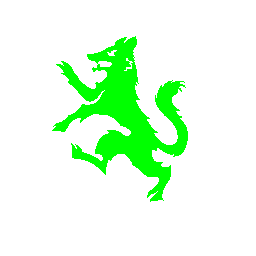
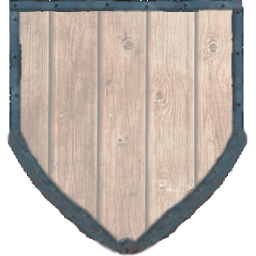
The second 256x256 image is a revision of the first. Changes to its layers:
added layer "Layer #10" above "Layer #9" over [6, 0, 249, 256]
added layer "Layer #9" (44%) above "Layer #8" over [19, 10, 233, 241]
hid "Layer #7", painted on it over [22, 36, 228, 202]
